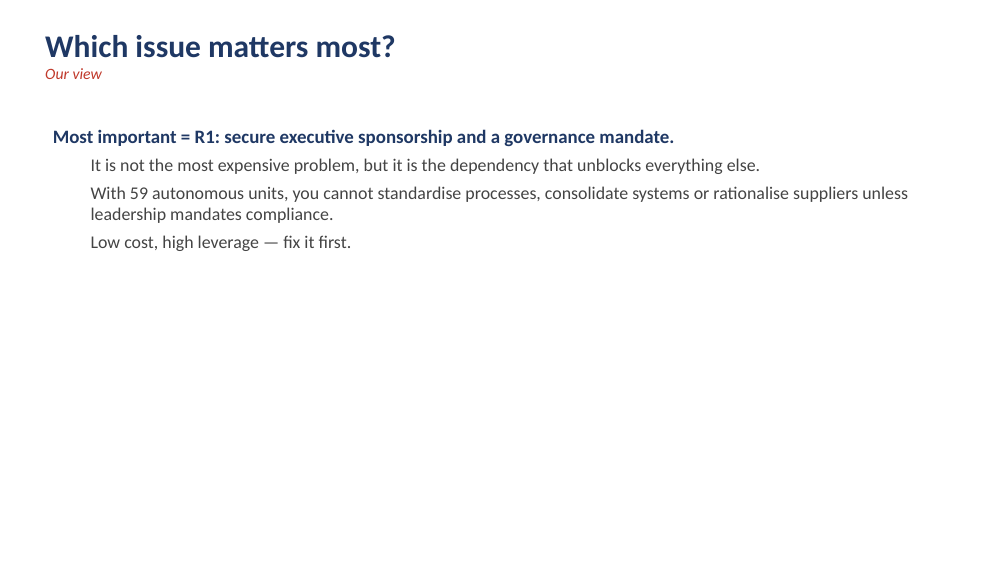
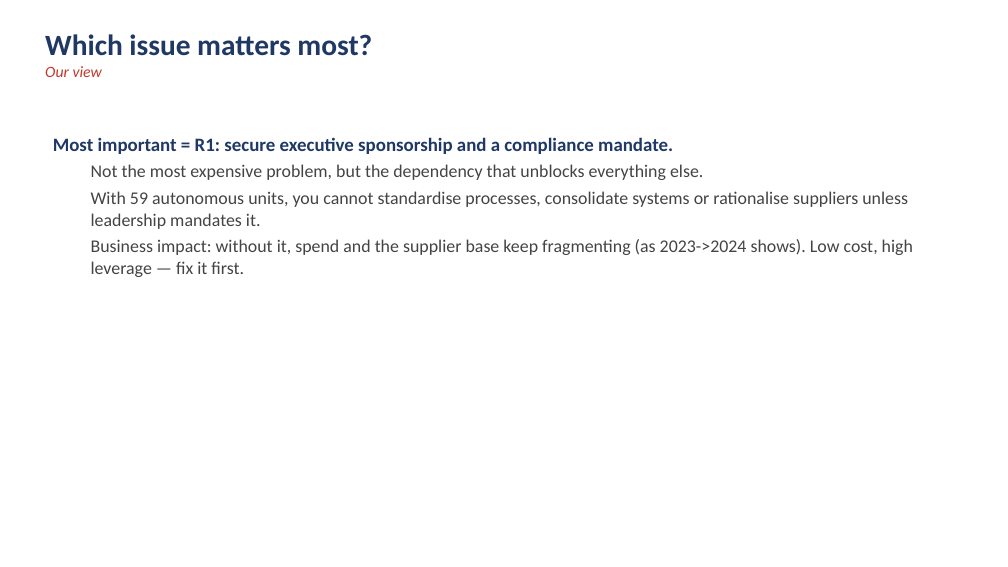
Before and after one commit to DAVIDEJI20/-irri-website, a slide deck: slide 6 of NextTech_Procurement_Analysis.pptx (slide 10 before the commit). Drawn at 1008x567 pixels with LibreOffice and Linux fonts; fonts in the diff are those of the drawing. Boxes give left, top, right and bottom in pixels: in the first picture for what was removed or moved away, otherwise in the second. Text is boxed around its words. In the diff, an @@ line names an element or a change of style, - is before the commit and + after.

```diff
--- a/NextTech_Procurement_Analysis.pptx
+++ b/NextTech_Procurement_Analysis.pptx
@@ text at (x1=45, y1=34, x2=372, y2=56): size 30 to 28 pt in "Which issue matters most?" @@
@@ text at (x1=53, y1=137, x2=913, y2=277): text changed @@
-Most important = R1: secure executive sponsorship and a governance mandate.
-  It is not the most expensive problem, but it is the dependency that unblocks everything else.
-  With 59 autonomous units, you cannot standardise processes, consolidate systems or rationalise suppliers unless leadership mandates compliance.
-  Low cost, high leverage — fix it first.
+Most important = R1: secure executive sponsorship and a compliance mandate.
+  Not the most expensive problem, but the dependency that unblocks everything else.
+  With 59 autonomous units, you cannot standardise processes, consolidate systems or rationalise suppliers unless leadership mandates it.
+  Business impact: without it, spend and the supplier base keep fragmenting (as 2023->2024 shows). Low cost, high leverage — fix it first.
```
Also in this commit, not shown: 9 other slides changed, 2 slides added, 6 slides removed, 1 other file.
